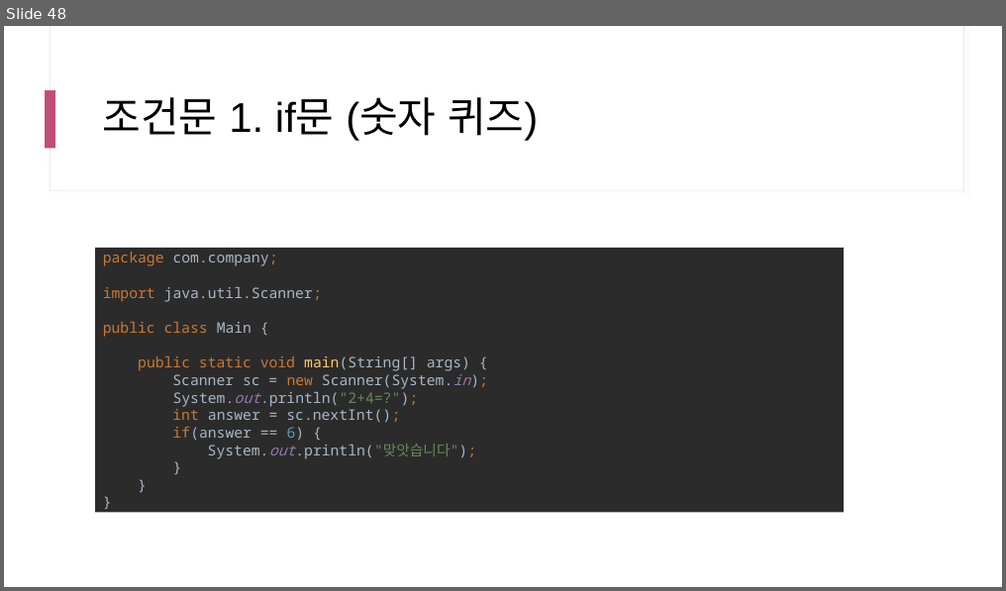
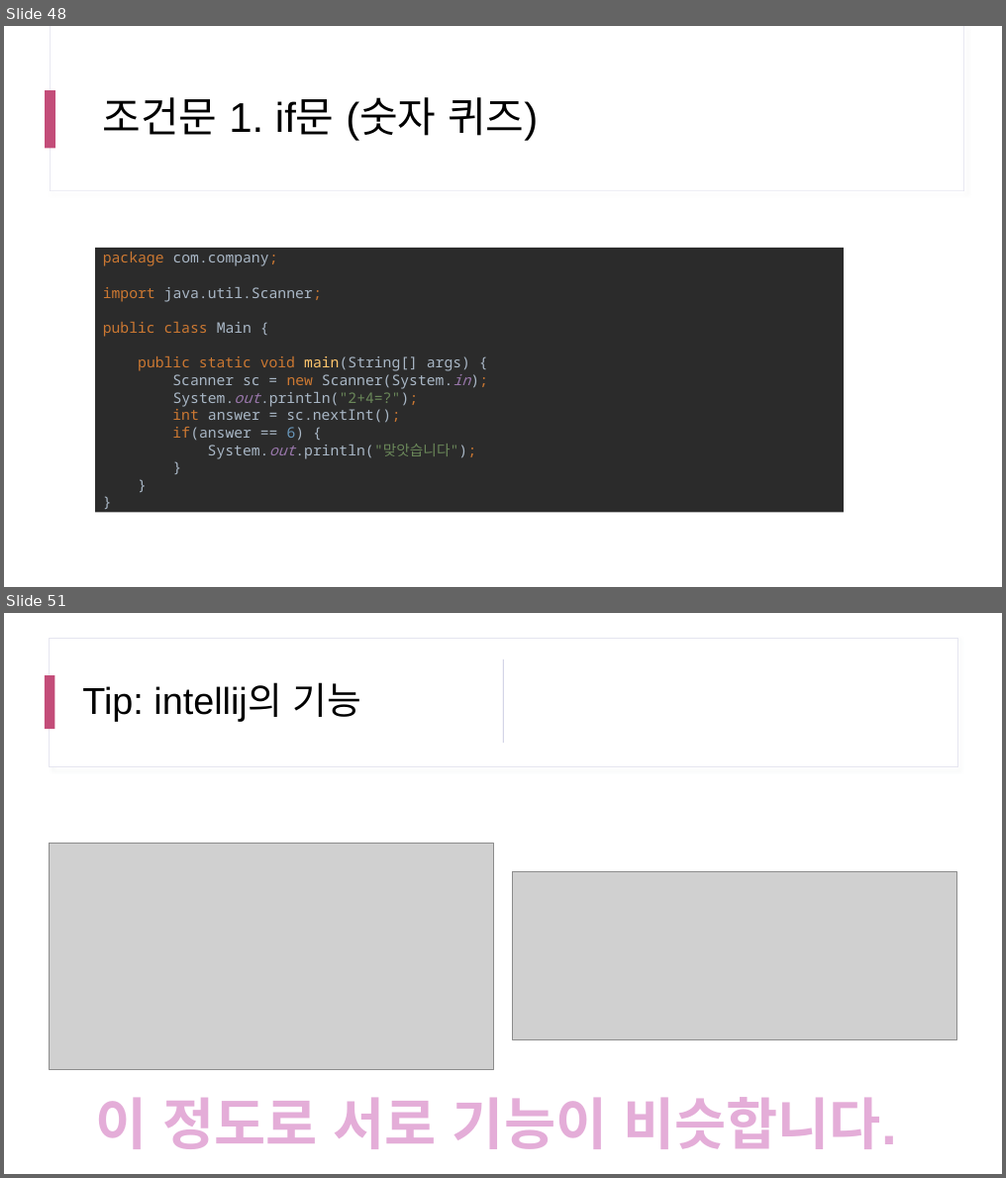
Before and after one commit to yhs0602/SPLIT_lecture_examples, a slide deck: docs/SPLIT 17차 Java.pptx. Shown one above the other, each under a label of ours: slide 48 before the commit, slides 48 and 51 after it; the slides between them are not shown. The pictures are 1006x591 and 1006x1178 pixels, drawn with LibreOffice and Linux fonts; fonts in the diff are those of the drawing; grey boxes stand for pictures. Boxes give left, top, right and bottom in pixels: in the first picture for what was removed or moved away, otherwise in the second. Text is boxed around its words. In the diff, an @@ line names an element or a change of style, - is before the commit and + after.

```diff
--- a/docs/SPLIT 17차 Java.pptx
+++ b/docs/SPLIT 17차 Java.pptx
@@ slide 51 added at <box>4,613,1002,1174</box>, background #FFFFFF; not listed: 2 template elements that a slide beside it also shows @@
@@ rectangle added at <box>4,613,1002,1174</box>, fill #FFFFFF @@
@@ rectangle added at <box>49,638,957,766</box>, fill #FFFFFF, outline #E5E5F0 1 pt @@
@@ rectangle added at <box>503,660,504,743</box>, fill #BDBFDB @@
@@ rectangle added at <box>45,676,54,730</box>, fill #C34D79 @@
@@ title added at <box>82,682,361,721</box>, 36 pt, text #000000 @@
+Tip: intellij의 기능
@@ picture added at <box>49,843,494,1069</box> @@
@@ picture added at <box>512,872,957,1041</box> @@
@@ text added at <box>95,1097,897,1150</box>, 54 pt, text #E4ADD8, bold @@
+이 정도로 서로 기능이 비슷합니다.
```
Also in this commit, not shown: 2 slides changed, 30 other slides added.
